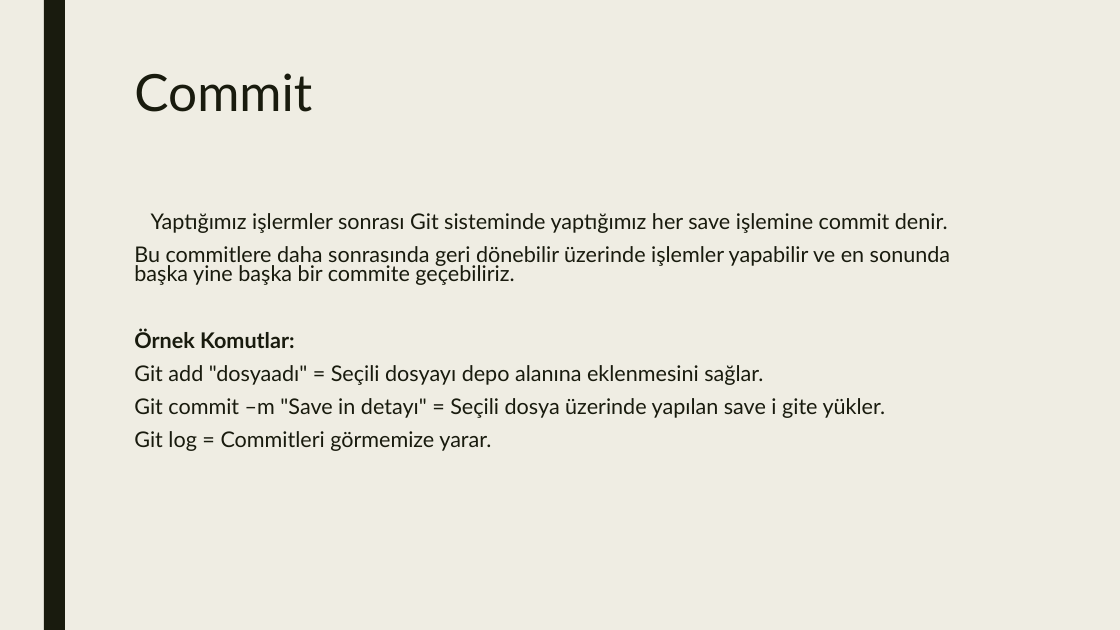
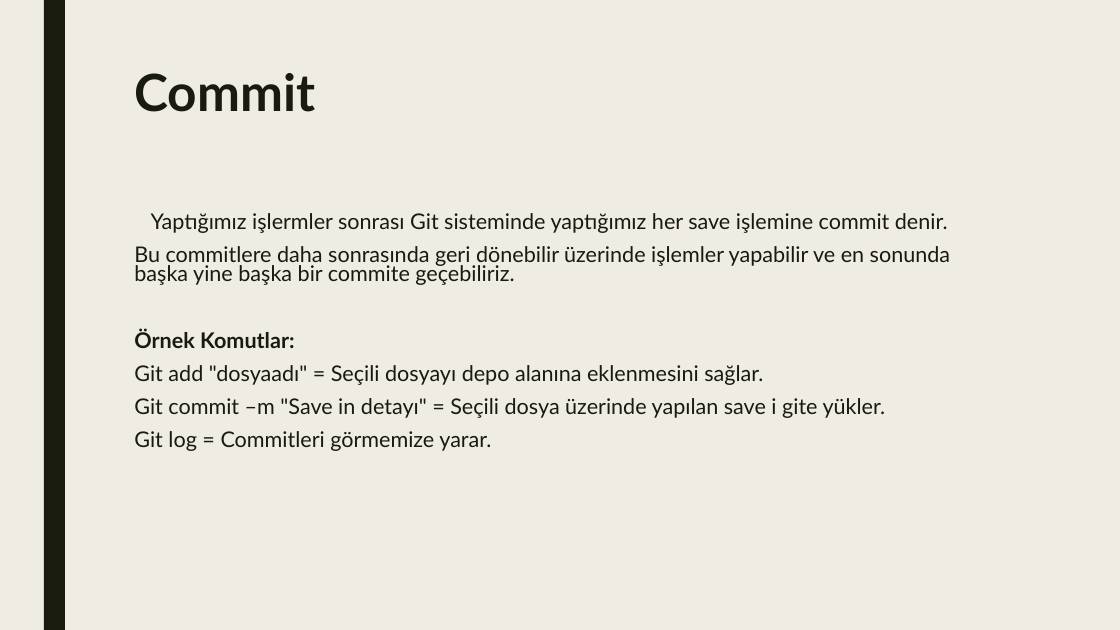
Before and after one commit to Berensr8/Git-Github, a slide deck: slide 3 of Gitsunum.pptx. Drawn at 1120x630 pixels with LibreOffice and Linux fonts; fonts in the diff are those of the drawing. Boxes give left, top, right and bottom in pixels: in the first picture for what was removed or moved away, otherwise in the second. Text is boxed around its words. In the diff, an @@ line names an element or a change of style, - is before the commit and + after.

```diff
--- a/Gitsunum.pptx
+++ b/Gitsunum.pptx
@@ title "Commit" at bbox=[134, 73, 315, 112]: bold on @@
```
Also in this commit, not shown: 1 other slide changed, 1 slide added.
